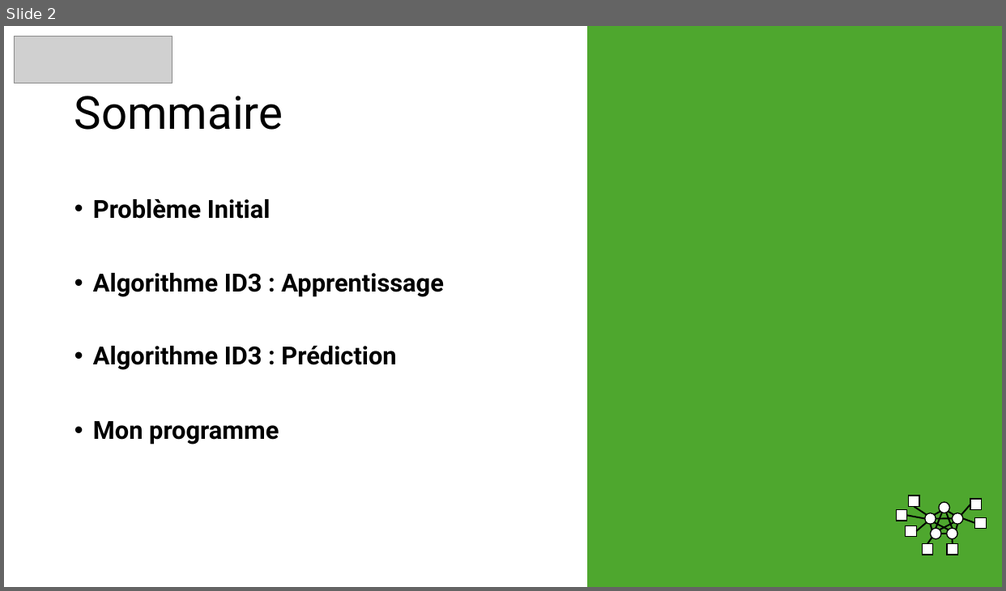
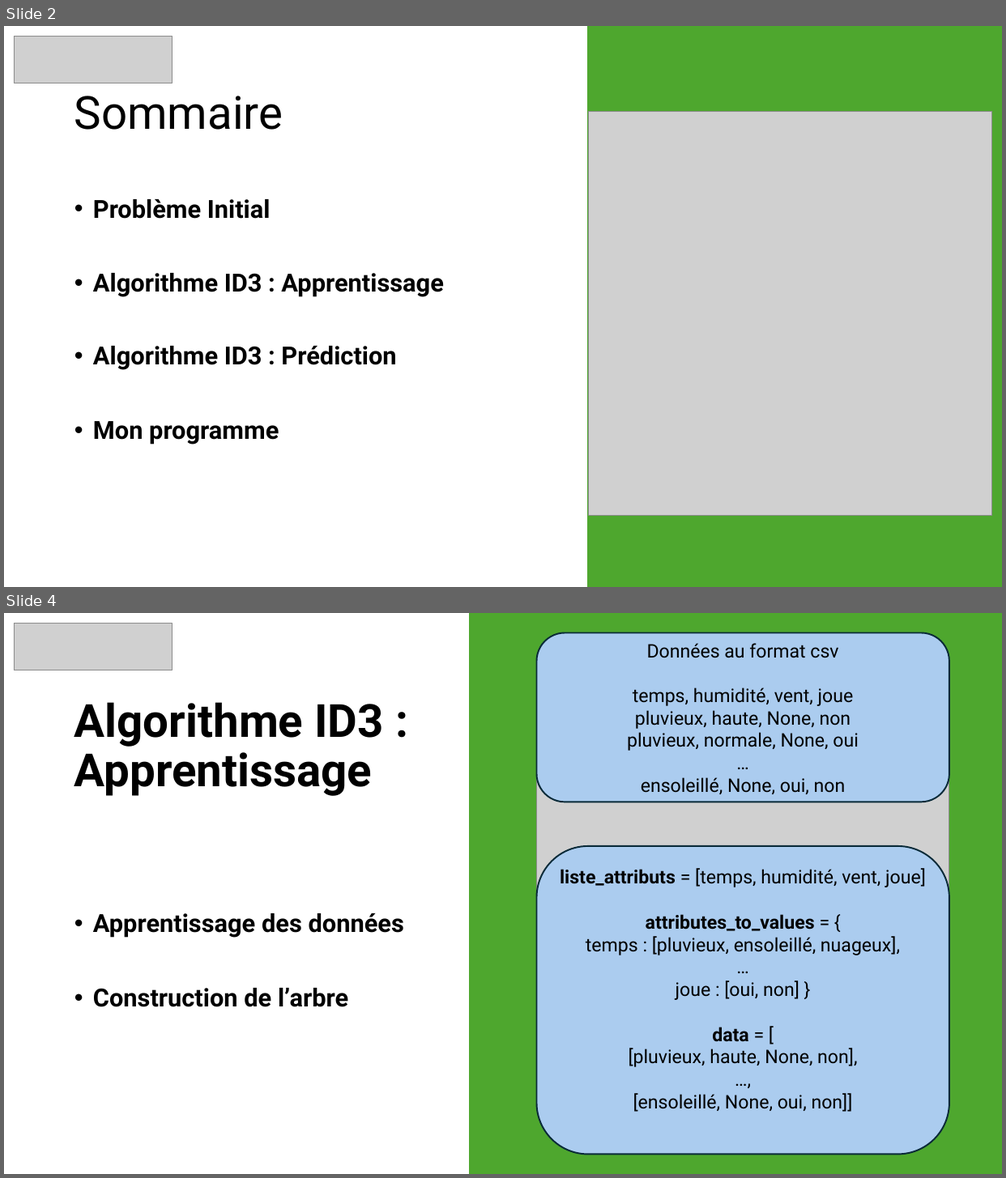
Before and after one commit to snonow/PROJ631-Arbres_de_decision, a slide deck: Presentation-Proj631 - Arbre_de_Décision.pptx. Shown one above the other, each under a label of ours: slide 2 before the commit, slides 2 and 4 after it; the slides between them are not shown. The pictures are 1006x591 and 1006x1178 pixels, drawn with LibreOffice and Linux fonts; fonts in the diff are those of the drawing; grey boxes stand for pictures; background and template pictures are left out. Boxes give left, top, right and bottom in pixels: in the first picture for what was removed or moved away, otherwise in the second. Text is boxed around its words. In the diff, an @@ line names an element or a change of style, - is before the commit and + after.

```diff
--- a/Presentation-Proj631 - Arbre_de_Décision.pptx
+++ b/Presentation-Proj631 - Arbre_de_Décision.pptx
@@ slide 4 added at (4,613,1002,1174), background #FFFFFF @@
@@ picture added at (14,624,172,671) @@
@@ rectangle added at (470,613,1002,1174), fill #4EA72E, outline #4EA72E 1.5 pt @@
@@ rounded rectangle added at (537,633,949,803), fill #ABCCEF, outline #092A39 1.5 pt, 18 pt, text #000000 @@
+Données au format csv
+temps, humidité, vent, joue
+pluvieux, haute, None, non
+pluvieux, normale, None, oui
+…
+ensoleillé, None, oui, non
@@ picture added at (537,677,949,1090) @@
@@ text added at (74,702,383,796), 44 pt, text #000000, bold @@
+Algorithme ID3 : Apprentissage
@@ rounded rectangle added at (537,846,949,1155), fill #ABCCEF, outline #092A39 1.5 pt, 18 pt, text #000000 @@
+liste_attributs = [temps, humidité, vent, joue]
+attributes_to_values = {
+temps : [pluvieux, ensoleillé, nuageux],
+…
+joue : [oui, non] }
+data = [
+[pluvieux, haute, None, non],
+…,
+[ensoleillé, None, oui, non]]
@@ text added at (93,914,404,1007), 24 pt, text #000000, bold @@
+• Apprentissage des données
+• Construction de l’arbre
@@ slide 2 changed as well @@
@@ picture added at (589,111,993,515) @@
@@ group removed at (897,496,987,555): 17 lines, 7 rectangles, 5 ellipses @@
```
Also in this commit, not shown: 3 other slides changed, 2 other slides added, 3 slides removed, 2 other files.
